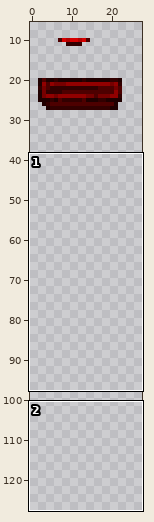
Sprite sheet, stored at content/Entities/Structures/Mechanisms/Cabin/cabin.metal.fg.mask.02.png. Above, an overview of the earlier version with the close-up marked.
Close-up. First the earlier version:
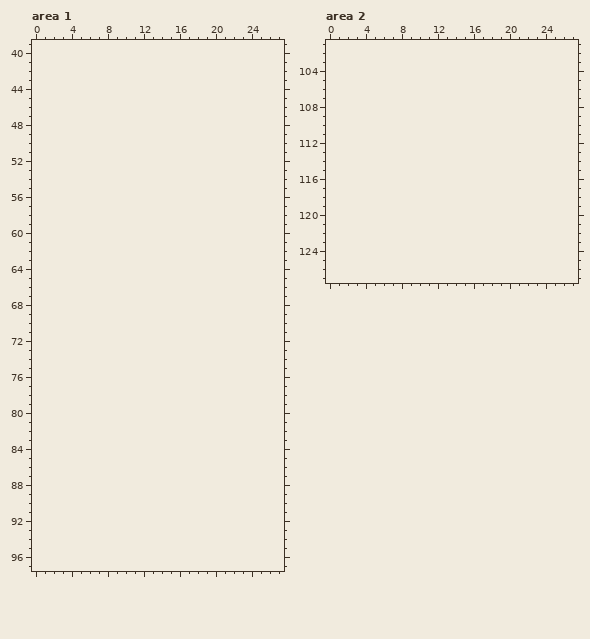
The file is 32x32 pixels. Shown: area 1: x 0..27, y 39..97; area 2: x 0..27, y 101..127. The old version is drawn lined up with the new one, on the new canvas. The wide view leaves out empty margins.
New version:
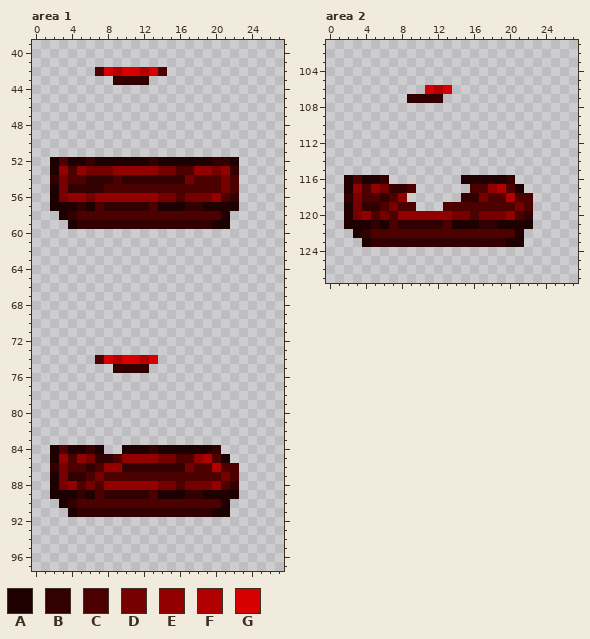
Palette (. is transparent): A #1f0000  B #320000  C #4d0000  D #760000  E #920000  F #b20000  G #d60000
Change:
canvas 32x32 -> 32x128
Area 1:
y 42: x 7..14 ........ -> CGFGGFGC
y 43: x 9..12 .... -> BBBB
y 52: x 2..22 ..................... -> ACAABAAAAAABAAAAAABBA
y 53: x 2..22 ..................... -> AECEDDDEEEEEDDCCEEDEB
y 54: x 2..22 ..................... -> BDCCBBBCBBBBBBBDCCCDC
y 55: x 2..22 ..................... -> ADBBBBCCCCCCCCCCCCCDC
y 56: x 2..22 ..................... -> ADEEDEEEEEEEDDCDDDECB
y 57: x 2..22 ..................... -> AAABACBBBBBCAAABBAAAA
y 58: x 3..21 ................... -> ABCCCCCCCCCCCCCCCCA
y 59: x 4..21 .................. -> ABBBBBBBBBBBBBBBAA
y 74: x 7..13 ....... -> CGFGGFG
y 75: x 9..12 .... -> BBBB
y 84: x 2..7 ...... -> ACAABA; x 10..20 ........... -> AAABAAAAAAB
y 85: x 2..21 .................... -> AECEDBBCEEEEDDCCEFCA
y 86: x 2..22 ..................... -> BDCCBCEEBBBBBBBDCCFCC
y 87: x 2..22 ..................... -> ADBBCDCCCCCCCCCCCCCDC
y 88: x 2..22 ..................... -> ADECDCEEEEEEDDCDDDECB
y 89: x 2..22 ..................... -> AAABACBBBBBCAAABBAAAA
y 90: x 3..21 ................... -> ABCCCCCCCCCCCCCCCCA
y 91: x 4..21 .................. -> ABBBBBBBBBBBBBBBAA
Area 2:
y 106: x 11..13 ... -> GFG
y 107: x 9..12 .... -> BBBB
y 116: x 2..6 ..... -> ACAAB; x 15..20 ...... -> AAAAAB
y 117: x 2..9 ........ -> AECEDBBC; x 16..21 ...... -> CCEFCA
y 118: x 2..8 ....... -> BDCCBCE; x 15..22 ........ -> BBDCCFCC
y 119: x 2..9 ........ -> ADBBCDCC; x 13..22 .......... -> CCCCCCCCDC
y 120: x 2..22 ..................... -> ADECDCEEEEEEDDCDDDECB
y 121: x 2..22 ..................... -> AAABACBBBBBCAAABBAAAA
y 122: x 3..21 ................... -> ABCCCCCCCCCCCCCCCCA
y 123: x 4..21 .................. -> ABBBBBBBBBBBBBBBAA
Pixel boxes of the changes (left, top, right, bottom) in both close-ups:
added: (95, 67, 167, 85)
added: (50, 157, 239, 229)
added: (95, 355, 158, 373)
added: (50, 445, 239, 517)
added: (407, 85, 452, 103)
added: (344, 175, 533, 247)
